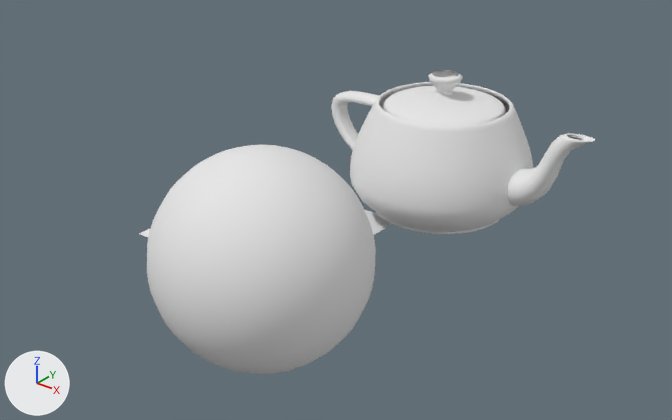
Before and after pictures for a commit that changed the COLLADA model Document1.dae.
Rendered twice from a 50 mm lens placed at (5.0, -7.92, 4.62), pointed at (-0.25, -1.36, 0.55). The axes (+X, +Y, +Z) are drawn at lower left. The lights are the same throughout.

Objects in the first picture: 'Node2', 'Node3'.
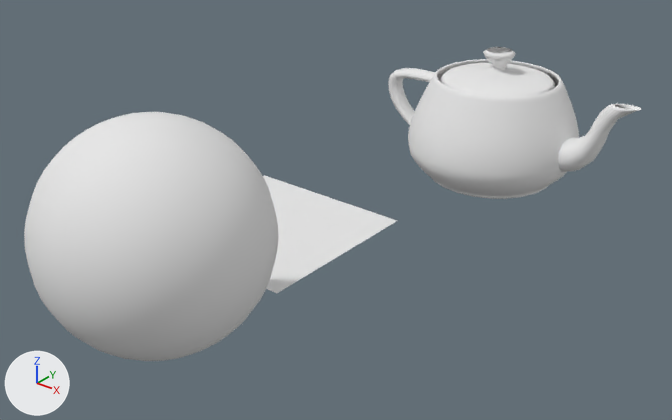
What differs and where, as boxes [x1, y1, x2, y2] in the pictures (672 x 420 px):
'Node3', moved
    before: [147, 145, 376, 374]
    after: [24, 112, 278, 361]
'Node2', moved
    before: [331, 70, 595, 234]
    after: [388, 47, 641, 199]
'Node1', unchanged, uncovered by the edit
    before: [139, 209, 392, 237]
    after: [263, 175, 397, 293]

Patch to the scene script:
```diff
--- a/Document1.dae.py
+++ b/Document1.dae.py
@@ ob_node2 @@
 ob_node2 = bpy.data.objects.new('Node2', me_teapot1)
-ob_node2.location = (0.004, 0.165, 0.072)
+ob_node2.location = (0.004, 1.294, 0.072)
@@ ob_node3 @@
 ob_node3 = bpy.data.objects.new('Node3', me_sphere3)
-ob_node3.location = (0.0, -2.71, 0.661)
+ob_node3.location = (-0.335, -3.603, 1.137)
```
